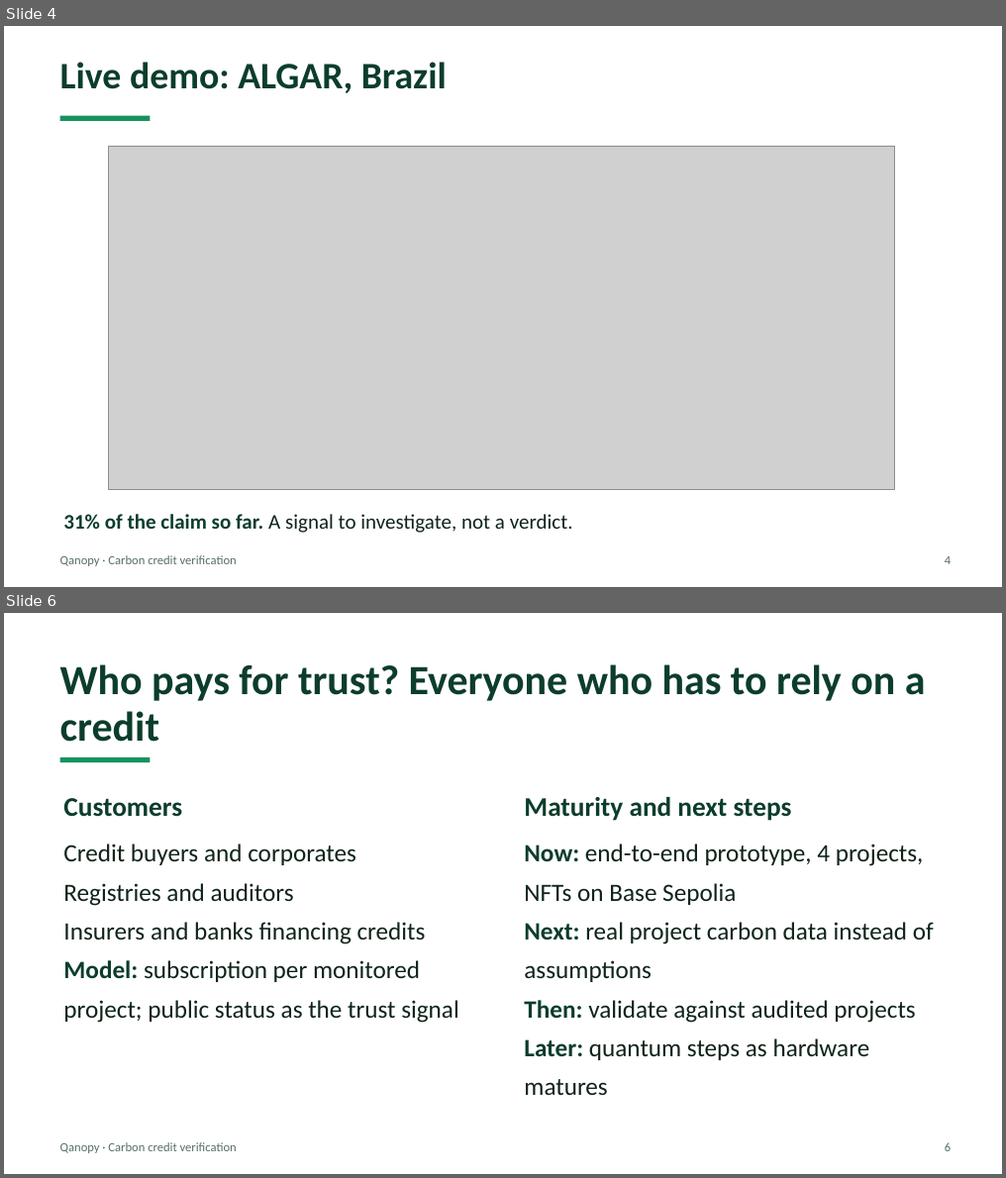
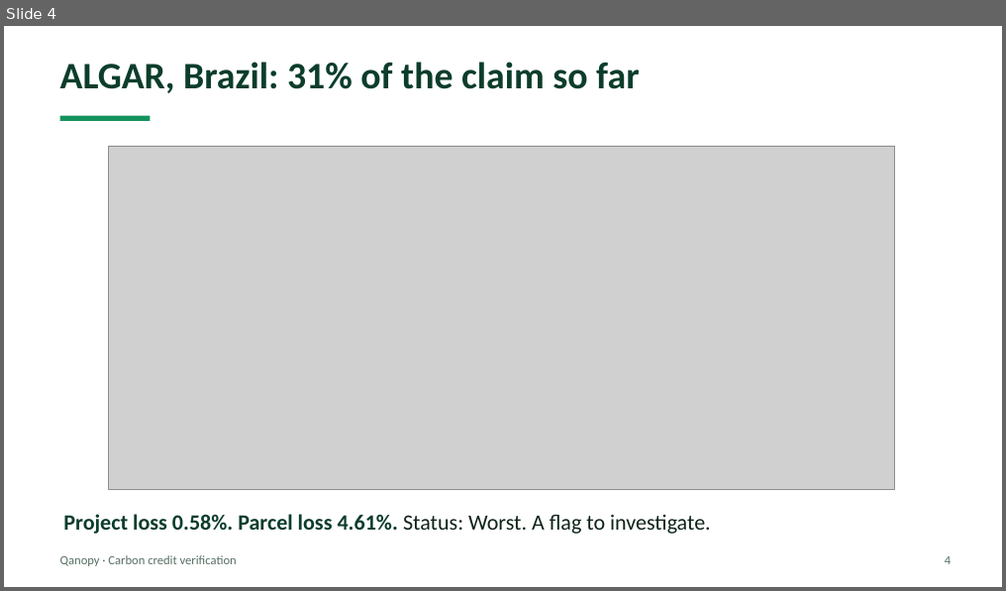
Before and after one commit to Quantum-hackathon-Qanopy/Parcel_finder, a slide deck: docs/Qanopy_pitch.pptx. Shown one above the other, each under a label of ours: slides 4 and 6 before the commit, slide 4 after it; the slides between them are not shown. The pictures are 1006x1178 and 1006x591 pixels, drawn with LibreOffice and Linux fonts; fonts in the diff are those of the drawing; grey boxes stand for pictures. Boxes give left, top, right and bottom in pixels: in the first picture for what was removed or moved away, otherwise in the second. Text is boxed around its words. In the diff, an @@ line names an element or a change of style, - is before the commit and + after.

```diff
--- a/docs/Qanopy_pitch.pptx
+++ b/docs/Qanopy_pitch.pptx
@@ slide 6 removed at (4, 613, 1002, 1174), background #FFFFFF @@
@@ text removed at (60, 664, 926, 742) @@
-Who pays for trust? Everyone who has to rely on a credit
@@ rectangle removed at (60, 758, 150, 762) @@
@@ text removed at (63, 798, 182, 817) @@
-Customers
@@ text removed at (524, 797, 792, 821) @@
-Maturity and next steps
@@ text removed at (63, 844, 459, 1023) @@
-Credit buyers and corporates
-Registries and auditors
-Insurers and banks financing credits
-Model: subscription per monitored project; public status as the trust signal
@@ text removed at (524, 844, 934, 1096) @@
-Now: end-to-end prototype, 4 projects, NFTs on Base Sepolia
-Next: real project carbon data instead of assumptions
-Then: validate against audited projects
-Later: quantum steps as hardware matures
@@ text removed at (60, 1143, 237, 1154) @@
-Qanopy · Carbon credit verification
@@ text removed at (944, 1143, 950, 1152) @@
-6
@@ slide 4 changed as well @@
@@ text at (60, 62, 639, 93): text changed @@
-Live demo: ALGAR, Brazil
+ALGAR, Brazil: 31% of the claim so far
@@ text at (63, 514, 711, 534): text changed; size 20 to 21 pt; text colour #0F2419 to #0C3D2B; bold on @@
-31% of the claim so far. A signal to investigate, not a verdict.
+Project loss 0.58%. Parcel loss 4.61%. Status: Worst. A flag to investigate.
```
Also in this commit, not shown: 2 other slides changed, 4 slides added, 3 other slides removed, 2 other files.
